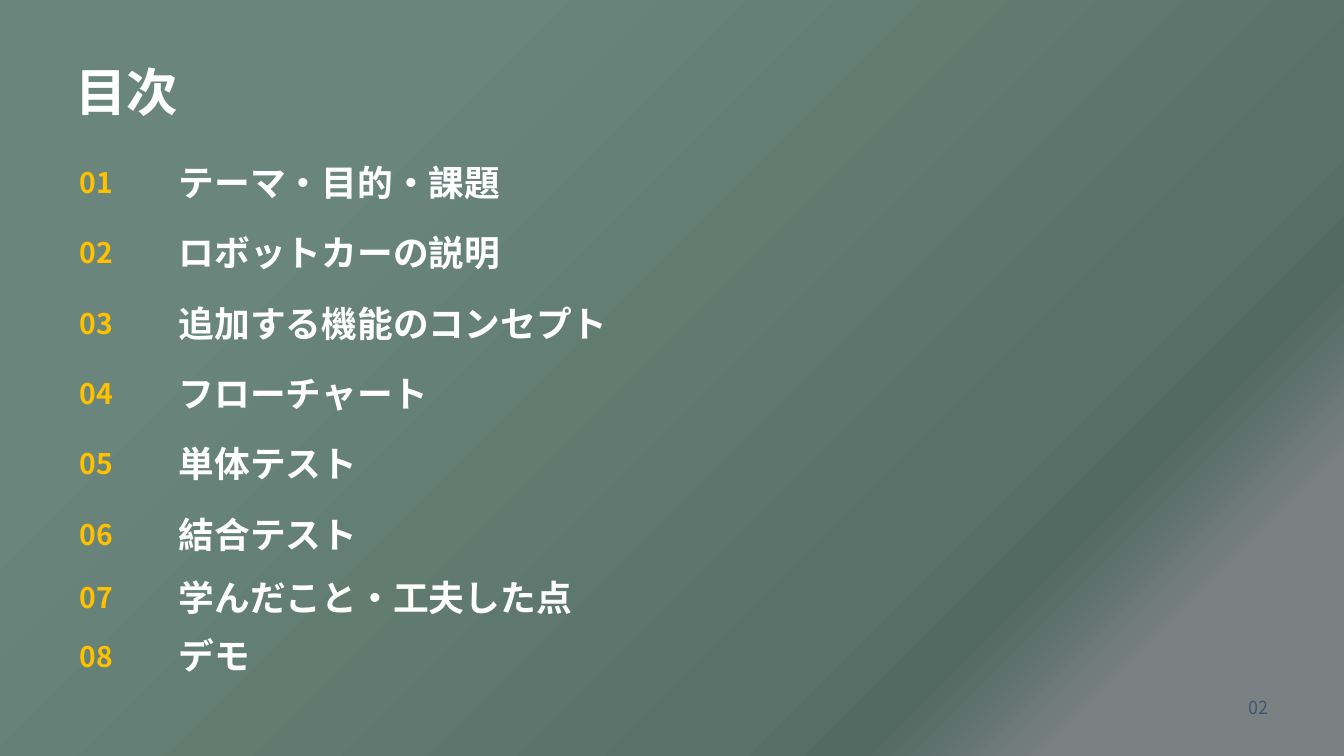
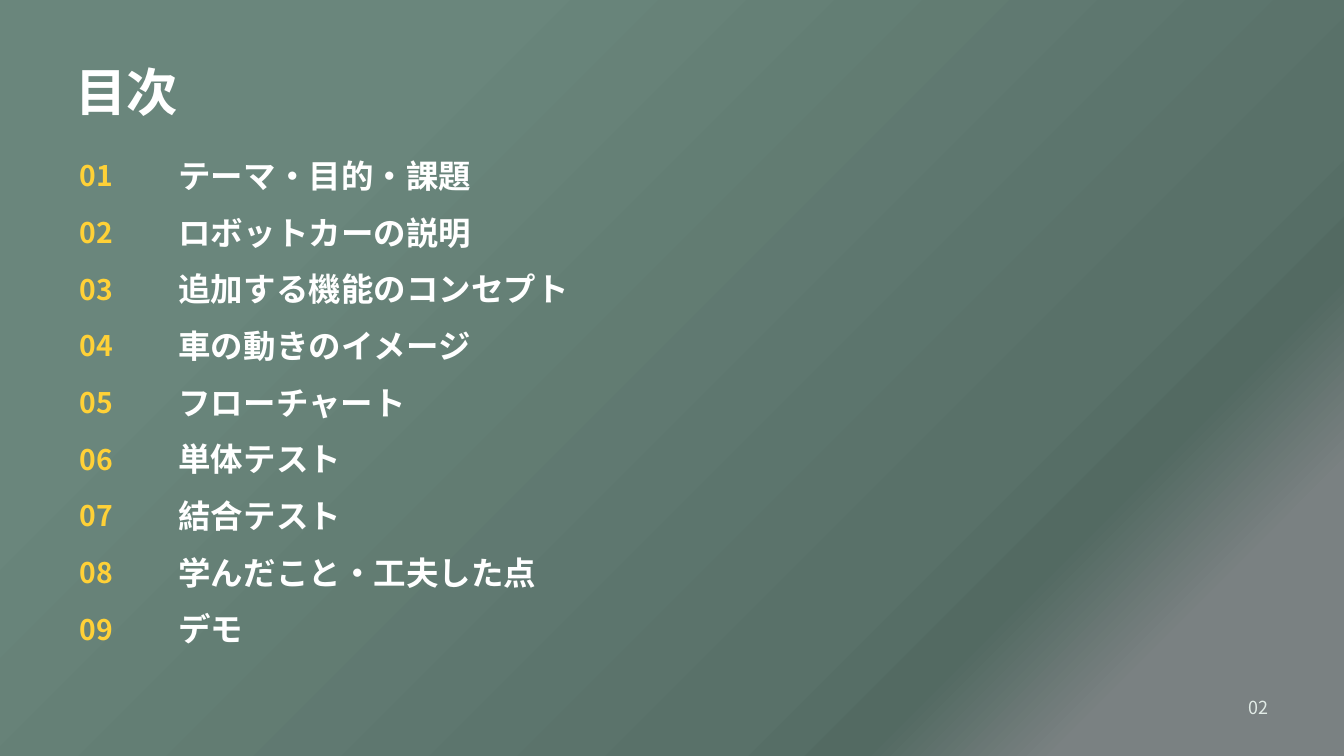
Before and after one commit to aaa1550/-, a slide deck: slide 2 of docs/files/OSOYOO_robot_car_presentation.pptx. Drawn at 1344x756 pixels with LibreOffice and Linux fonts; fonts in the diff are those of the drawing. Boxes give left, top, right and bottom in pixels: in the first picture for what was removed or moved away, otherwise in the second. Text is boxed around its words. In the diff, an @@ line names an element or a change of style, - is before the commit and + after.

Commit message:
図解と単体・結合テストの件数内訳を発表資料に追加

```diff
--- a/docs/files/OSOYOO_robot_car_presentation.pptx
+++ b/docs/files/OSOYOO_robot_car_presentation.pptx
@@ text "02": place and size @@
-text "02" at <box>80,241,113,264</box>
+text "02" at <box>80,221,113,244</box>
@@ text "ロボットカーの説明": place and size @@
-text "ロボットカーの説明" at <box>178,236,500,269</box>
+text "ロボットカーの説明" at <box>178,217,471,248</box>
@@ text "03": place and size @@
-text "03" at <box>80,312,113,335</box>
+text "03" at <box>80,278,113,301</box>
@@ size 25.5 to 23.2 pt in 8 elements at <box>178,443,341,474</box>, <box>178,160,471,191</box>, <box>178,389,405,418</box>, <box>178,500,341,531</box>, <box>178,217,471,248</box>, <box>178,557,536,588</box>, <box>178,613,243,644</box>, <box>178,273,568,304</box> @@
@@ text "追加する機能のコンセプト": place and size @@
-text "追加する機能のコンセプト" at <box>178,306,607,340</box>
+text "追加する機能のコンセプト" at <box>178,273,568,304</box>
@@ text "04": place and size @@
-text "04" at <box>80,382,113,405</box>
+text "04" at <box>80,334,113,357</box>
@@ text added at <box>178,330,470,361</box>, 23.2 pt, text #FFFFFF, bold @@
+車の動きのイメージ
@@ text "05": place and size @@
-text "05" at <box>80,452,113,475</box>
+text "05" at <box>80,391,113,414</box>
@@ text "フローチャート": place and size @@
-text "フローチャート" at <box>178,379,428,411</box>
+text "フローチャート" at <box>178,389,405,418</box>
@@ text "06": place and size @@
-text "06" at <box>80,523,113,546</box>
+text "06" at <box>80,448,113,471</box>
@@ text "07": place and size @@
-text "07" at <box>80,586,113,609</box>
+text "07" at <box>80,504,113,527</box>
@@ text "結合テスト": place and size @@
-text "結合テスト" at <box>178,517,357,551</box>
+text "結合テスト" at <box>178,500,341,531</box>
@@ text colour #FFC000 to #FFD137 in 8 elements at <box>80,164,113,187</box>, <box>80,221,113,244</box>, <box>80,278,113,301</box>, <box>80,334,113,357</box>, <box>80,391,113,414</box>, <box>80,448,113,471</box>, <box>80,504,113,527</box>, <box>80,561,113,584</box> @@
@@ text "08": place and size @@
-text "08" at <box>80,645,113,668</box>
+text "08" at <box>80,561,113,584</box>
@@ text "学んだこと・工夫した点": place and size @@
-text "学んだこと・工夫した点" at <box>178,580,571,614</box>
+text "学んだこと・工夫した点" at <box>178,557,536,588</box>
@@ text added at <box>80,618,113,641</box>, 20.2 pt, text #FFD137, bold @@
+09
@@ text "デモ": place and size @@
-text "デモ" at <box>178,638,249,672</box>
+text "デモ" at <box>178,613,243,644</box>
@@ text "02" at <box>1249,701,1269,714</box>: text colour #405671 to #E1EBE6 @@
```
Also in this commit, not shown: 5 other slides changed, 1 slide added, 3 other files.
